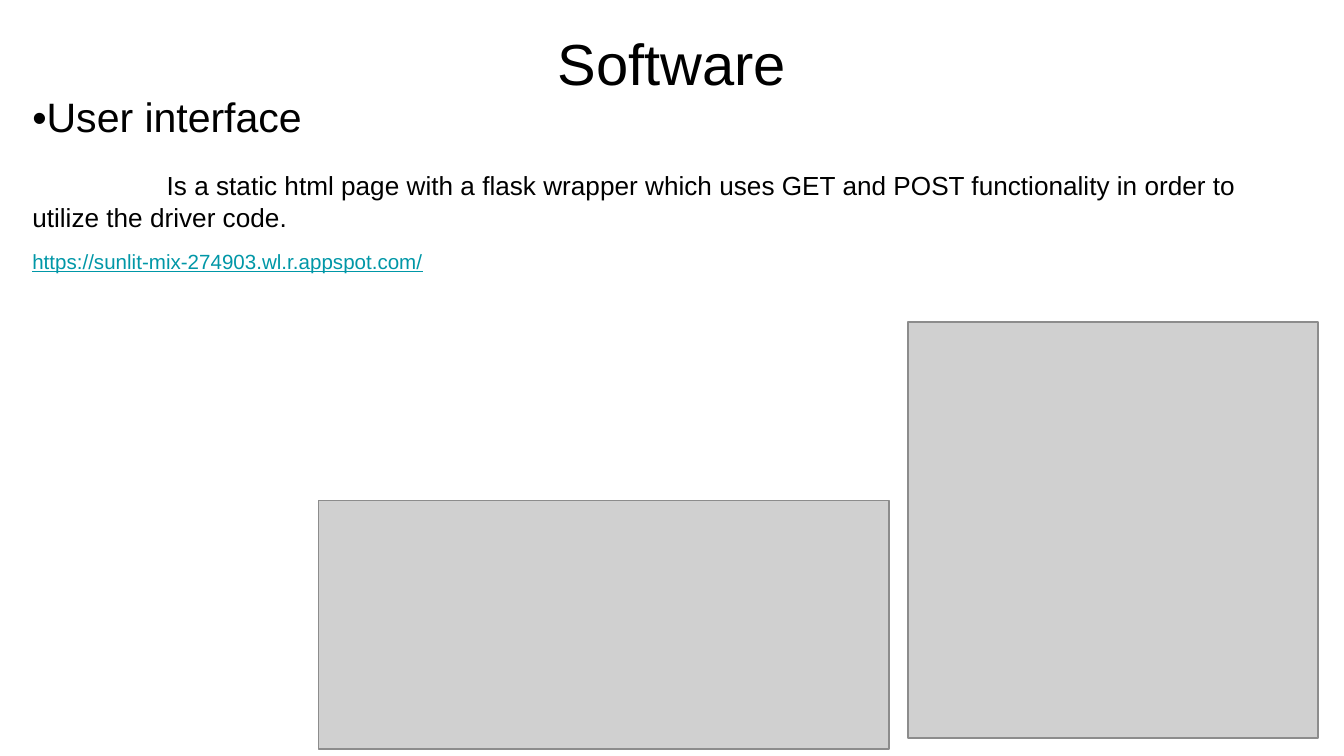
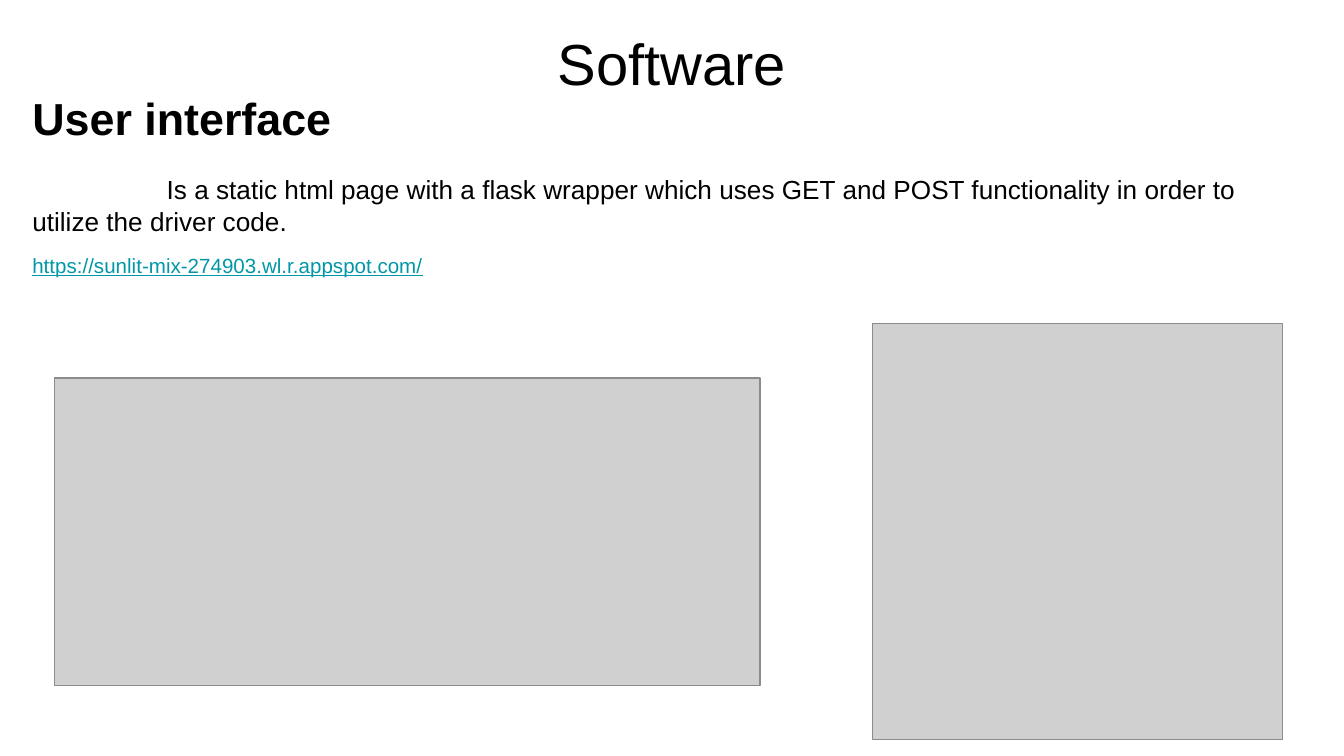
Before and after one commit to mmcdermott011/GAAAN, a slide deck: slide 15 of images/Final Presentation.pptx. Drawn at 1344x756 pixels with LibreOffice and Linux fonts; fonts in the diff are those of the drawing; grey boxes stand for pictures. Boxes give left, top, right and bottom in pixels: in the first picture for what was removed or moved away, otherwise in the second. Text is boxed around its words. In the diff, an @@ line names an element or a change of style, - is before the commit and + after.

```diff
--- a/images/Final Presentation.pptx
+++ b/images/Final Presentation.pptx
@@ text at <box>32,102,331,136</box>: text changed; size 22 to 24 pt; bold on @@
-•User interface
+User interface
@@ picture: place and size @@
-picture at <box>909,323,1318,738</box>
+picture at <box>872,324,1282,739</box>
@@ picture: place and size @@
-picture at <box>319,501,890,750</box>
+picture at <box>55,378,761,685</box>
```
Also in this commit, not shown: 12 other slides changed, 7 slides added, 3 slides removed, 13 other files.
